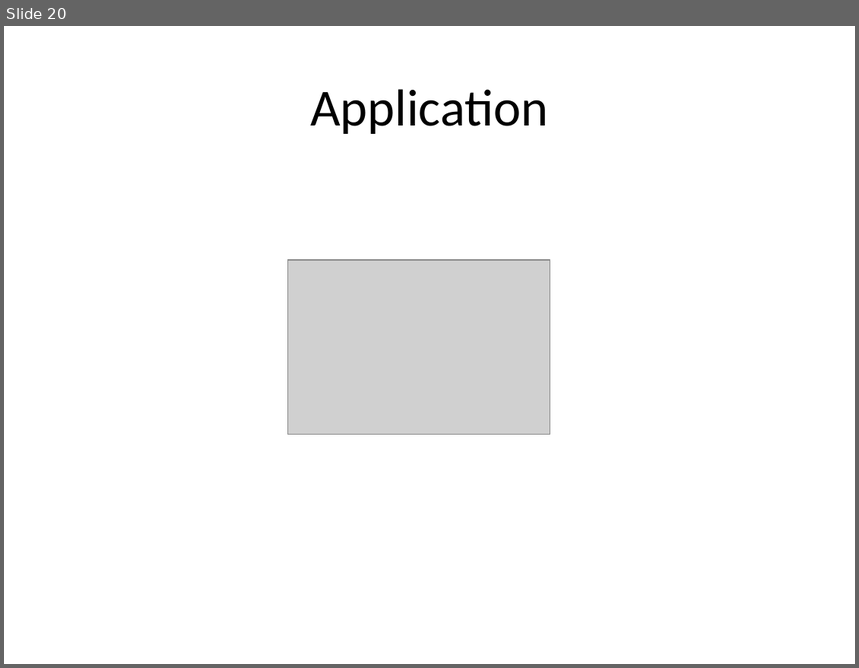
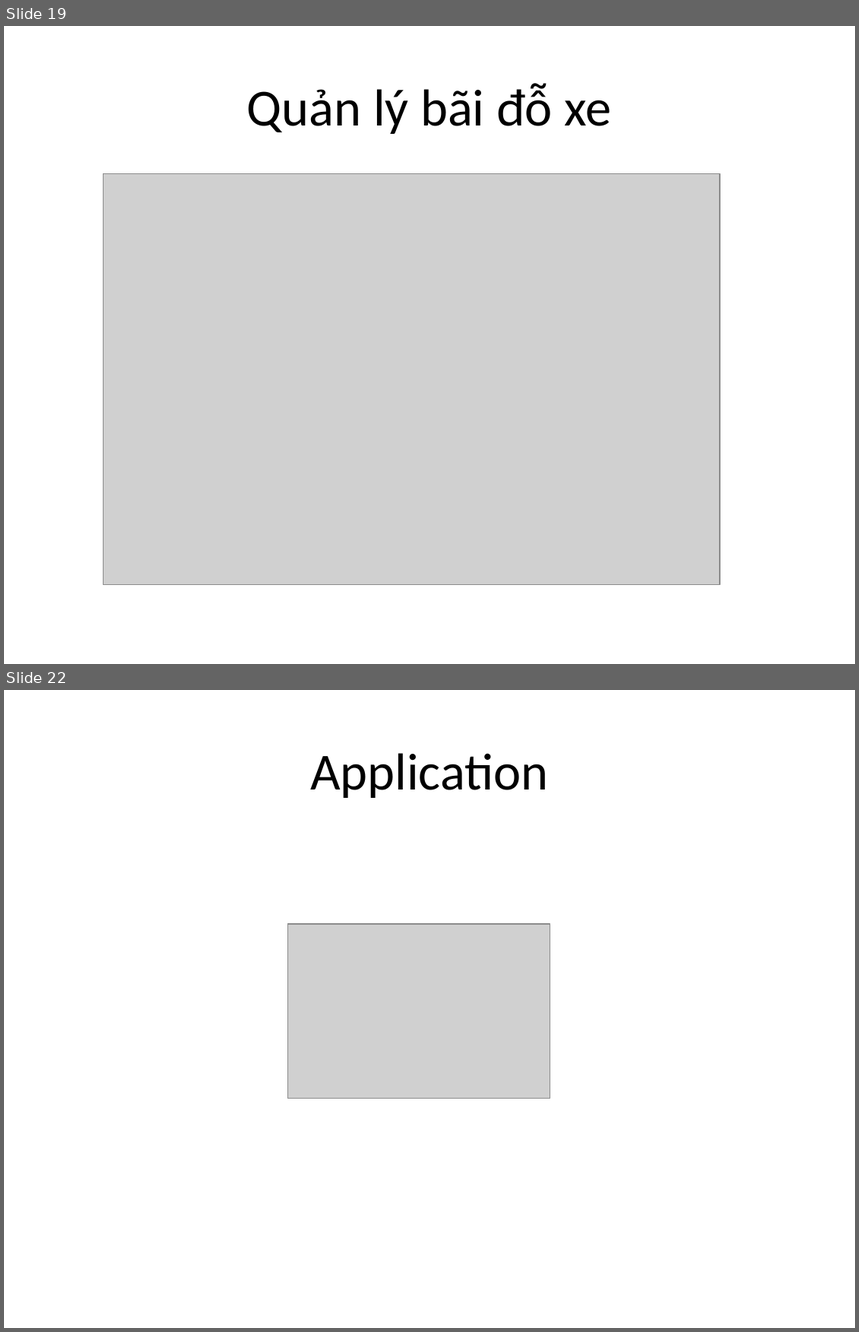
Before and after one commit to manhnd52/HustParkingLot, a slide deck: readme/slide.pptx. Shown one above the other, each under a label of ours: slide 20 before the commit, slides 19 and 22 after it; the slides between them are not shown. The pictures are 859x668 and 859x1332 pixels, drawn with LibreOffice and Linux fonts; fonts in the diff are those of the drawing; grey boxes stand for pictures. Boxes give left, top, right and bottom in pixels: in the first picture for what was removed or moved away, otherwise in the second. Text is boxed around its words. In the diff, an @@ line names an element or a change of style, - is before the commit and + after.

```diff
--- a/readme/slide.pptx
+++ b/readme/slide.pptx
@@ slide 19 added at <box>4,26,855,664</box>, background #FFFFFF @@
@@ title added at <box>247,83,611,134</box>, 44 pt, text #000000 @@
+Quản lý bãi đỗ xe
@@ picture added at <box>104,174,720,585</box> @@
@@ what was slide 20 is now slide 22 @@
```
Also in this commit, not shown: 3 slides changed, 3 other slides added, 2 slides removed, 2 other files.
